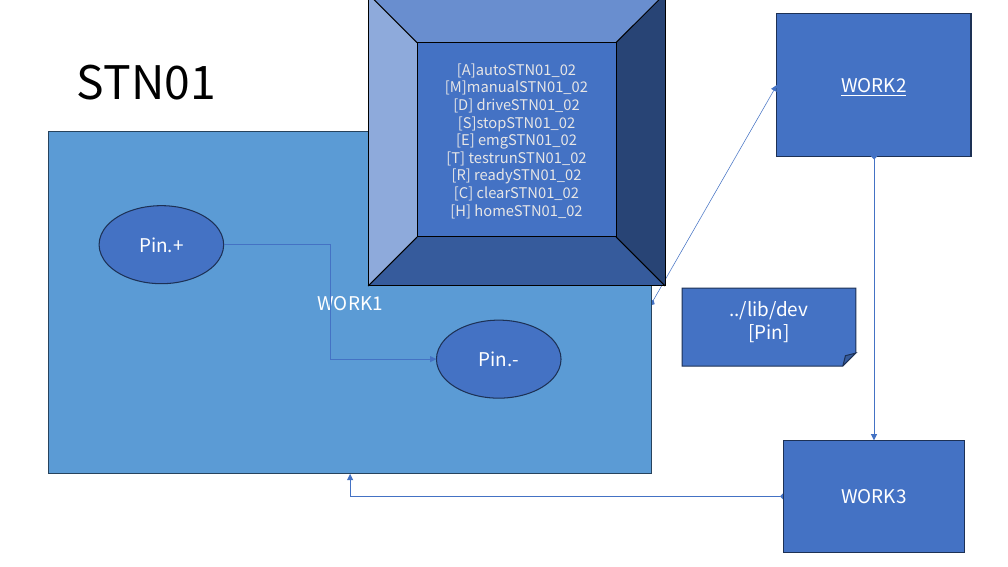
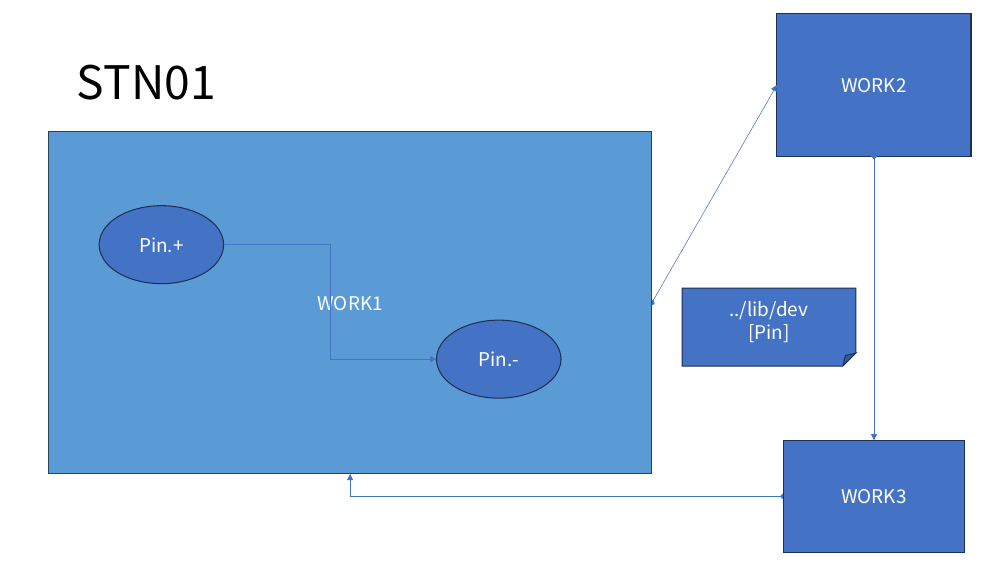
Before and after one commit to DualsoftDev/ds, a slide deck: slide 4 of DsDotNet/src/UnitTest/UnitTest.Model/ImportOfficeExample/exportDS/testA/testMy/my.pptx (slide 2 before the commit). Drawn at 1008x567 pixels with LibreOffice and Linux fonts; fonts in the diff are those of the drawing. Boxes give left, top, right and bottom in pixels: in the first picture for what was removed or moved away, otherwise in the second. Text is boxed around its words. In the diff, an @@ line names an element or a change of style, - is before the commit and + after.

```diff
--- a/DsDotNet/src/UnitTest/UnitTest.Model/ImportOfficeExample/exportDS/testA/testMy/my.pptx
+++ b/DsDotNet/src/UnitTest/UnitTest.Model/ImportOfficeExample/exportDS/testA/testMy/my.pptx
@@ bevel removed at bbox=[368, 0, 665, 287] @@
-[A]autoSTN01_02
-[M]manualSTN01_02
-[D] driveSTN01_02
-[S]stopSTN01_02
-[E] emgSTN01_02
-[T] testrunSTN01_02
-[R] readySTN01_02
-[C] clearSTN01_02
-[H] homeSTN01_02
@@ rectangle "WORK2" at bbox=[777, 14, 972, 157]: underline off @@
```
Also in this commit, not shown: 3 other slides changed, 2 slides added, 27 other files.
